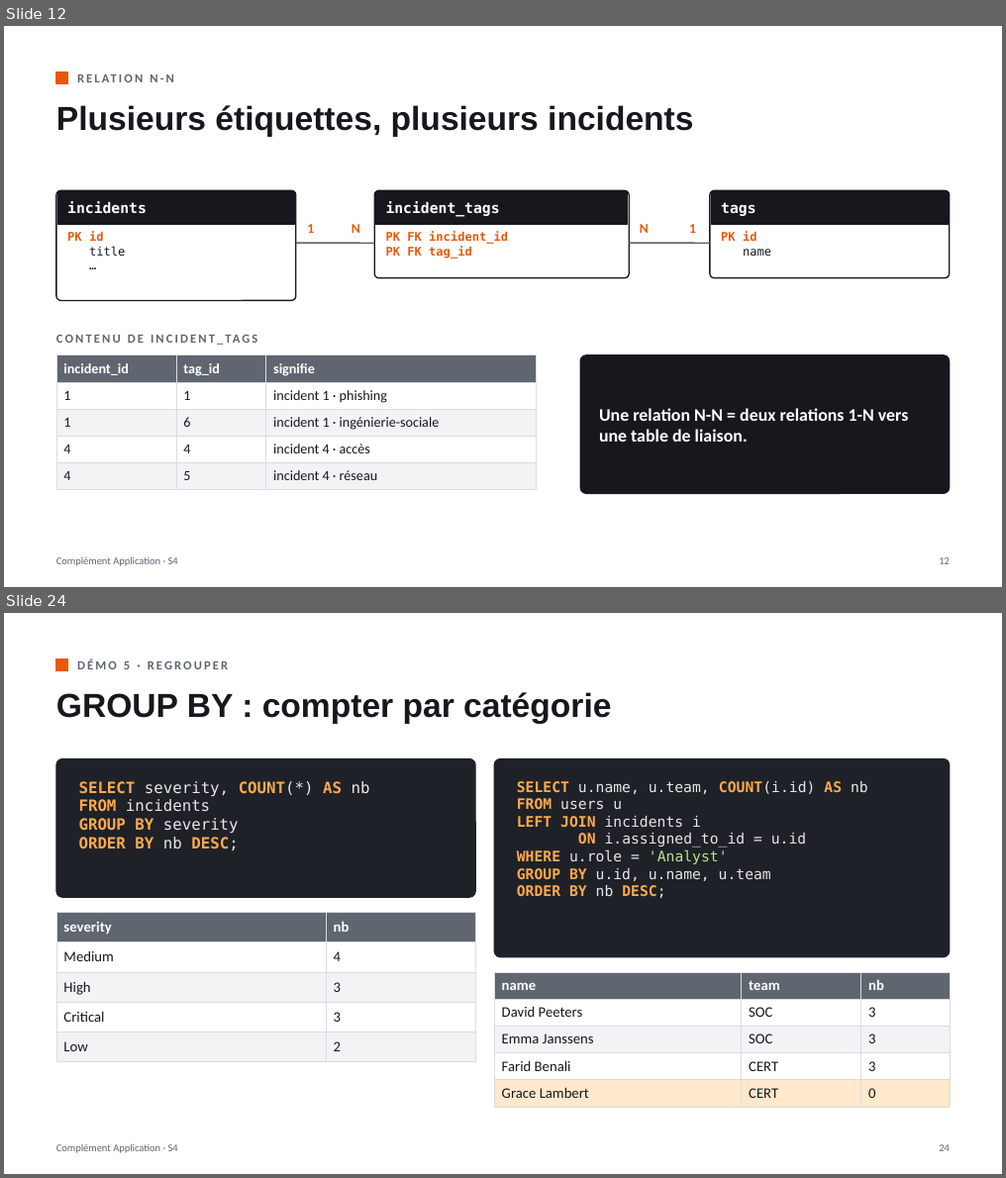
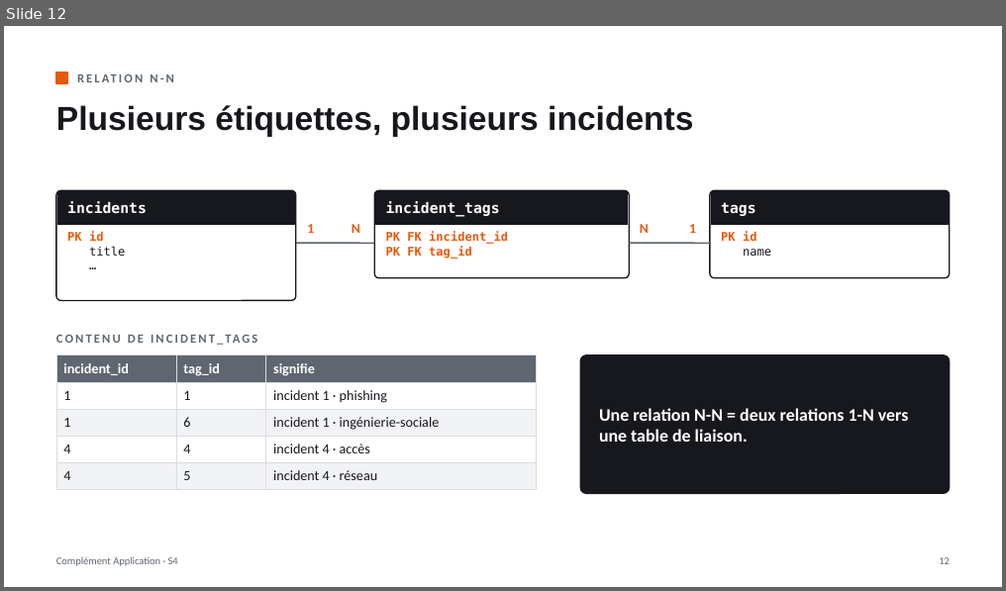
Before and after one commit to lle-condorcet/condorcet-2027, a slide deck: slides/LLE_CA_S04_Les_donnees_SQL.pptx. Shown one above the other, each under a label of ours: slides 12 and 24 before the commit, slide 12 after it; the slides between them are not shown. The pictures are 1006x1178 and 1006x591 pixels, drawn with LibreOffice and Linux fonts; fonts in the diff are those of the drawing. Boxes give left, top, right and bottom in pixels: in the first picture for what was removed or moved away, otherwise in the second. Text is boxed around its words. In the diff, an @@ line names an element or a change of style, - is before the commit and + after.

```diff
--- a/slides/LLE_CA_S04_Les_donnees_SQL.pptx
+++ b/slides/LLE_CA_S04_Les_donnees_SQL.pptx
@@ slide 24 removed at (4, 613, 1002, 1174), background #FFFFFF @@
@@ rectangle removed at (56, 660, 68, 671) @@
@@ text removed at (77, 660, 228, 669) @@
-DÉMO 5 · REGROUPER
@@ text removed at (56, 692, 611, 724) @@
-GROUP BY : compter par catégorie
@@ rounded rectangle removed at (56, 759, 475, 897) @@
@@ rounded rectangle removed at (494, 759, 949, 958) @@
@@ text removed at (79, 781, 370, 851) @@
-SELECT severity, COUNT(*) AS nb
-FROM incidents
-GROUP BY severity
-ORDER BY nb DESC;
@@ text removed at (517, 781, 868, 898) @@
-SELECT u.name, u.team, COUNT(i.id) AS nb
-FROM users u
-LEFT JOIN incidents i
-ON i.assigned_to_id = u.id
-WHERE u.role = 'Analyst'
-GROUP BY u.id, u.name, u.team
-ORDER BY nb DESC;
@@ table removed at (56, 912, 475, 1056), 5 rows, 2 columns @@
-severity | nb
-Medium | 4
-High | 3
-Critical | 3
-Low | 2
@@ table removed at (494, 972, 949, 1102), 5 rows, 3 columns @@
-name | team | nb
-David Peeters | SOC | 3
-Emma Janssens | SOC | 3
-Farid Benali | CERT | 3
-Grace Lambert | CERT | 0
@@ text removed at (56, 1144, 178, 1154) @@
-Complément Application · S4
@@ text removed at (939, 1145, 949, 1152) @@
-24
```
Also in this commit, not shown: 1 slide changed, 28 other slides removed, 3 other files.
